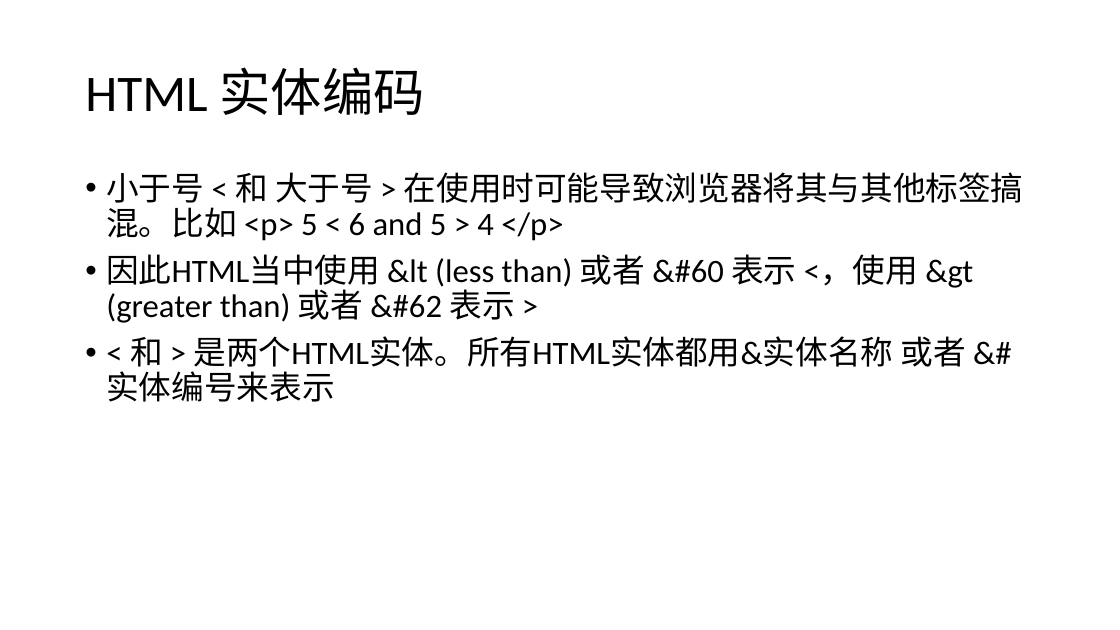
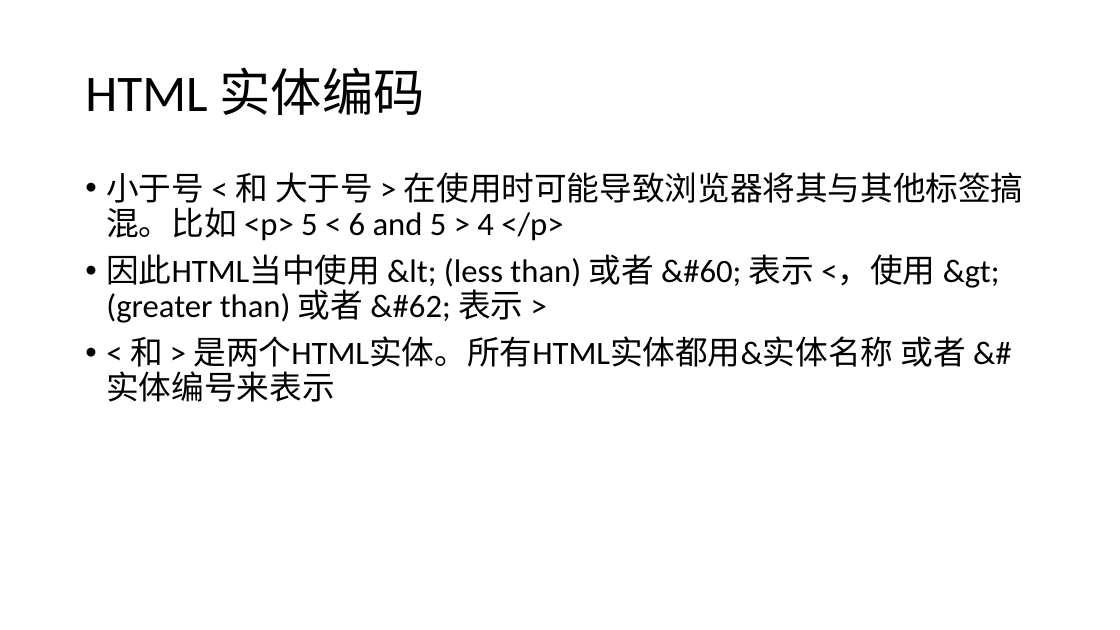
Before and after one commit to LAB-Remote/LAB-Remote.github.io, a slide deck: slide 2 of teaching/zhibin/4/第四课_幻灯片.pptx. Drawn at 1120x630 pixels with LibreOffice and Linux fonts; fonts in the diff are those of the drawing. Boxes give left, top, right and bottom in pixels: in the first picture for what was removed or moved away, otherwise in the second. Text is boxed around its words. In the diff, an @@ line names an element or a change of style, - is before the commit and + after.

Commit message:
Fix type in ppt

```diff
--- a/teaching/zhibin/4/第四课_幻灯片.pptx
+++ b/teaching/zhibin/4/第四课_幻灯片.pptx
@@ text at box(106, 254, 1000, 323): text changed @@
-• 因此HTML当中使用 &lt (less than) 或者 &#60 表示 <，使用 &gt (greater than) 或者 &#62 表示 >
+• 因此HTML当中使用 &lt; (less than) 或者 &#60; 表示 <，使用 &gt; (greater than) 或者 &#62; 表示 >
```
